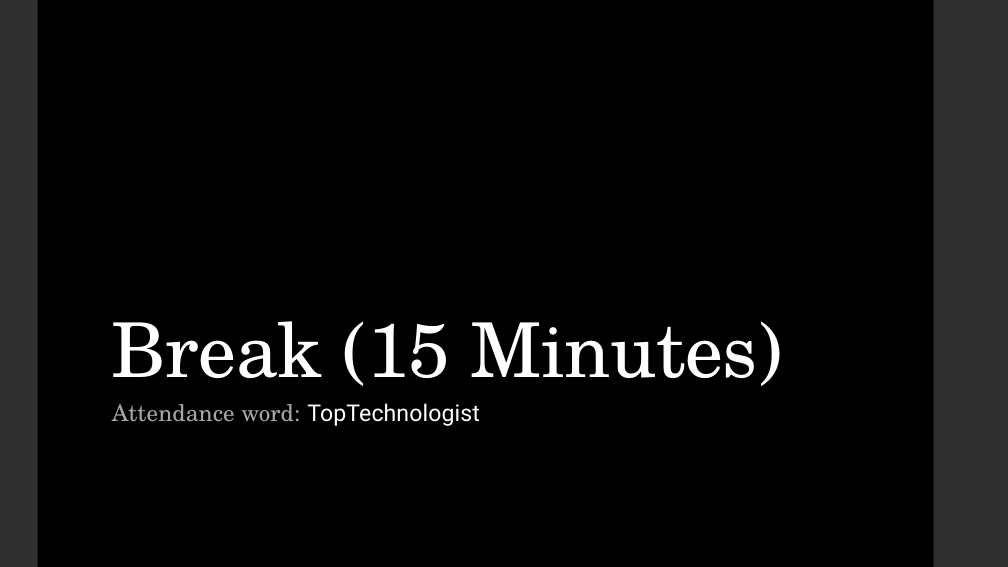
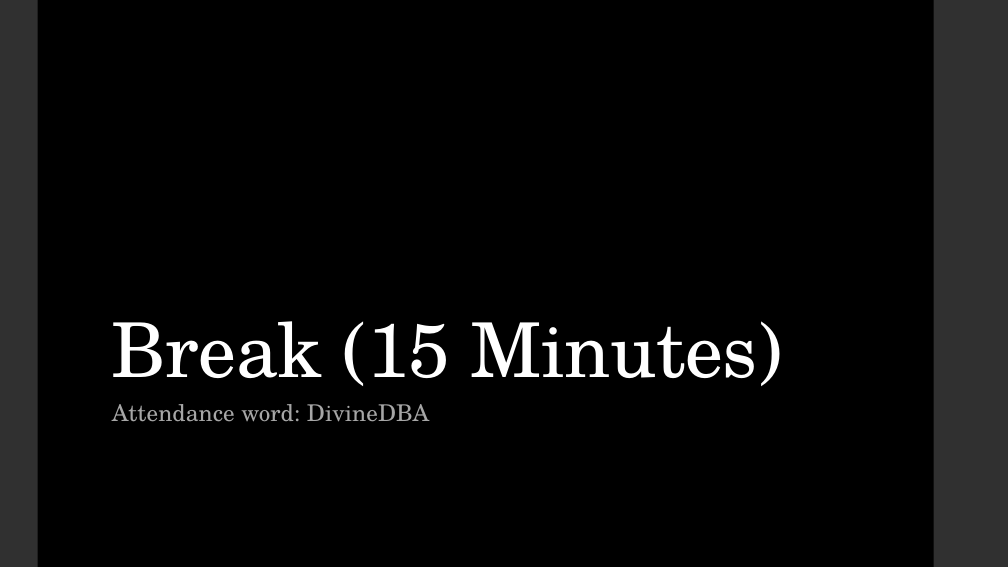
Before and after one commit to LaunchCoderGirlSTL/Data-Science-Assignments, a slide deck: slide 9 of course_material/week_08/week_08_presentation.pptx (slide 10 before the commit). Drawn at 1008x567 pixels with LibreOffice and Linux fonts; fonts in the diff are those of the drawing. Boxes give left, top, right and bottom in pixels: in the first picture for what was removed or moved away, otherwise in the second. Text is boxed around its words. In the diff, an @@ line names an element or a change of style, - is before the commit and + after.

```diff
--- a/course_material/week_08/week_08_presentation.pptx
+++ b/course_material/week_08/week_08_presentation.pptx
@@ subtitle at box(112, 404, 429, 422): text changed @@
-Attendance word: TopTechnologist
+Attendance word: DivineDBA
```
Also in this commit, not shown: 3 other slides changed, 2 other files.
